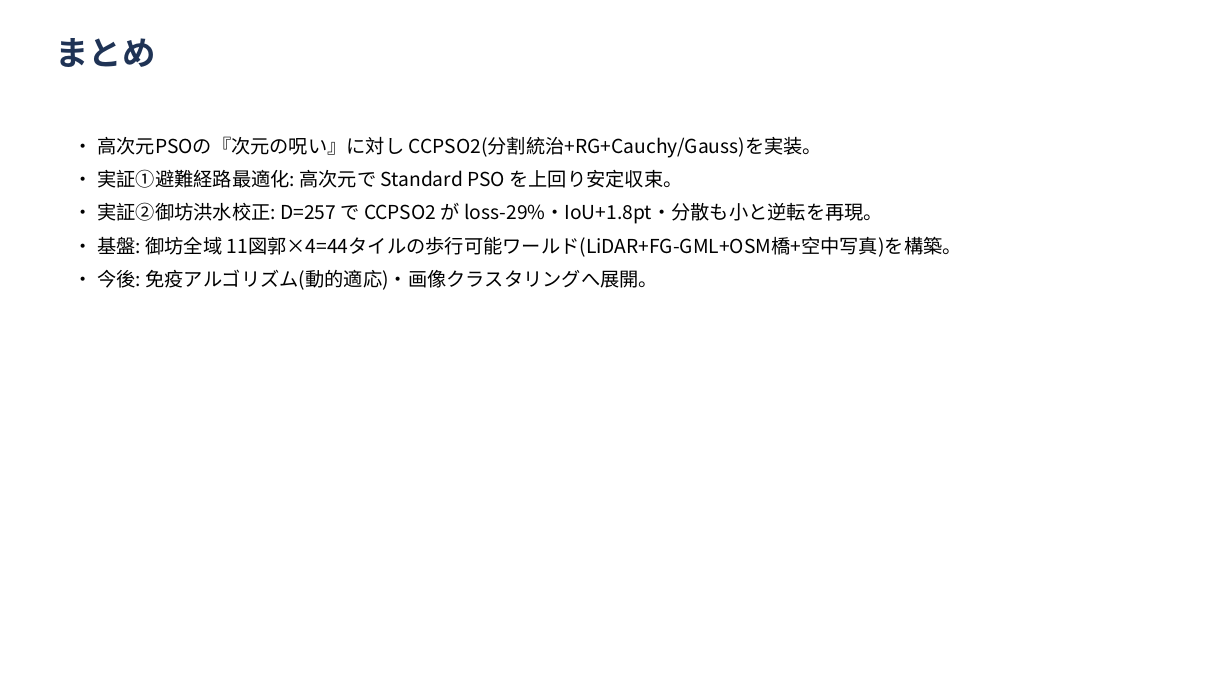
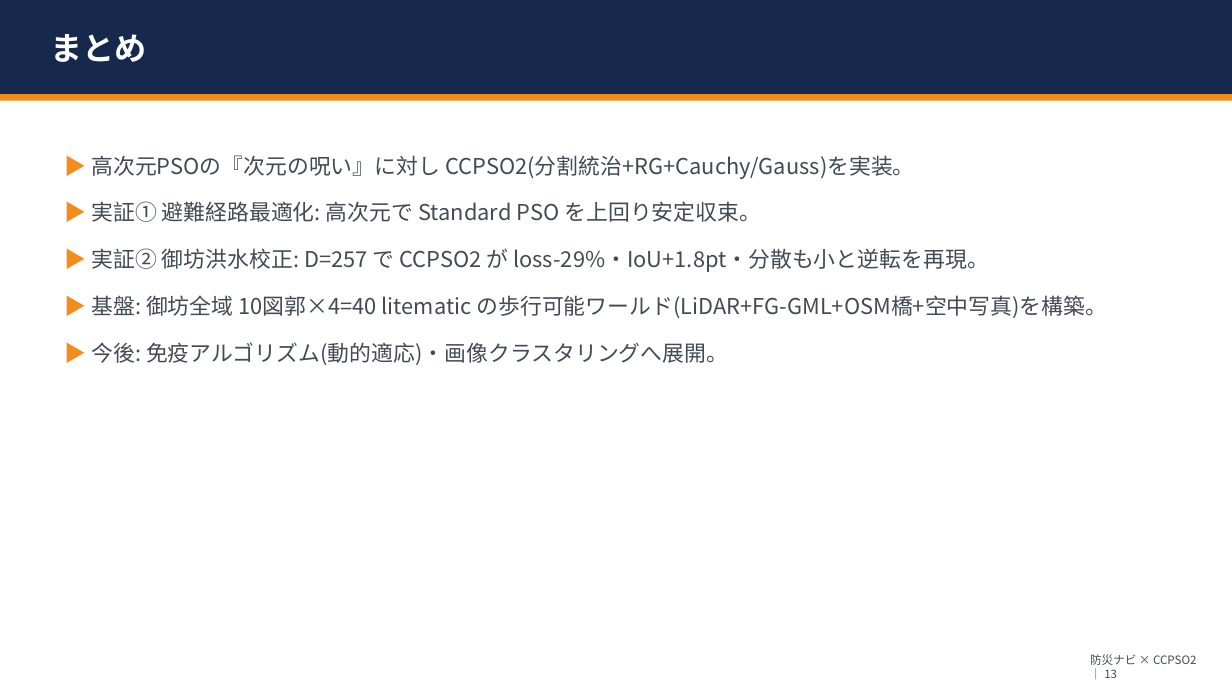
Before and after one commit to ntaku256/flood_pso, a slide deck: slide 14 of docs/特別研究_進捗整理_202606.pptx (slide 10 before the commit). Drawn at 1232x693 pixels with LibreOffice and Linux fonts; fonts in the diff are those of the drawing. Boxes give left, top, right and bottom in pixels: in the first picture for what was removed or moved away, otherwise in the second. Text is boxed around its words. In the diff, an @@ line names an element or a change of style, - is before the commit and + after.

```diff
--- a/docs/特別研究_進捗整理_202606.pptx
+++ b/docs/特別研究_進捗整理_202606.pptx
@@ rectangle added at box(0, 0, 1232, 94), fill #16294D @@
@@ text "まとめ" at box(51, 34, 147, 62): size 26 to 25 pt, text colour #1F3355 to #FFFFFF; vertical alignment top to middle @@
@@ rectangle added at box(0, 94, 1232, 101), fill #F28C1B @@
@@ text at box(91, 155, 1108, 365): text changed; size 15 to 17 pt; text colour #000000 to #444A55 @@
-• 高次元PSOの『次元の呪い』に対し CCPSO2(分割統治+RG+Cauchy/Gauss)を実装。
-• 実証①避難経路最適化: 高次元で Standard PSO を上回り安定収束。
-• 実証②御坊洪水校正: D=257 で CCPSO2 が loss-29%・IoU+1.8pt・分散も小と逆転を再現。
-• 基盤: 御坊全域 11図郭×4=44タイルの歩行可能ワールド(LiDAR+FG-GML+OSM橋+空中写真)を構築。
-• 今後: 免疫アルゴリズム(動的適応)・画像クラスタリングへ展開。
+▶ 高次元PSOの『次元の呪い』に対し CCPSO2(分割統治+RG+Cauchy/Gauss)を実装。
+▶ 実証① 避難経路最適化: 高次元で Standard PSO を上回り安定収束。
+▶ 実証② 御坊洪水校正: D=257 で CCPSO2 が loss-29%・IoU+1.8pt・分散も小と逆転を再現。
+▶ 基盤: 御坊全域 10図郭×4=40 litematic の歩行可能ワールド(LiDAR+FG-GML+OSM橋+空中写真)を構築。
+▶ 今後: 免疫アルゴリズム(動的適応)・画像クラスタリングへ展開。
@@ text added at box(1090, 654, 1196, 678), 9 pt, text #444A55 @@
+防災ナビ × CCPSO2 ｜ 13
```
Also in this commit, not shown: 8 other slides changed, 5 slides added, 1 slide removed, 2 other files.
